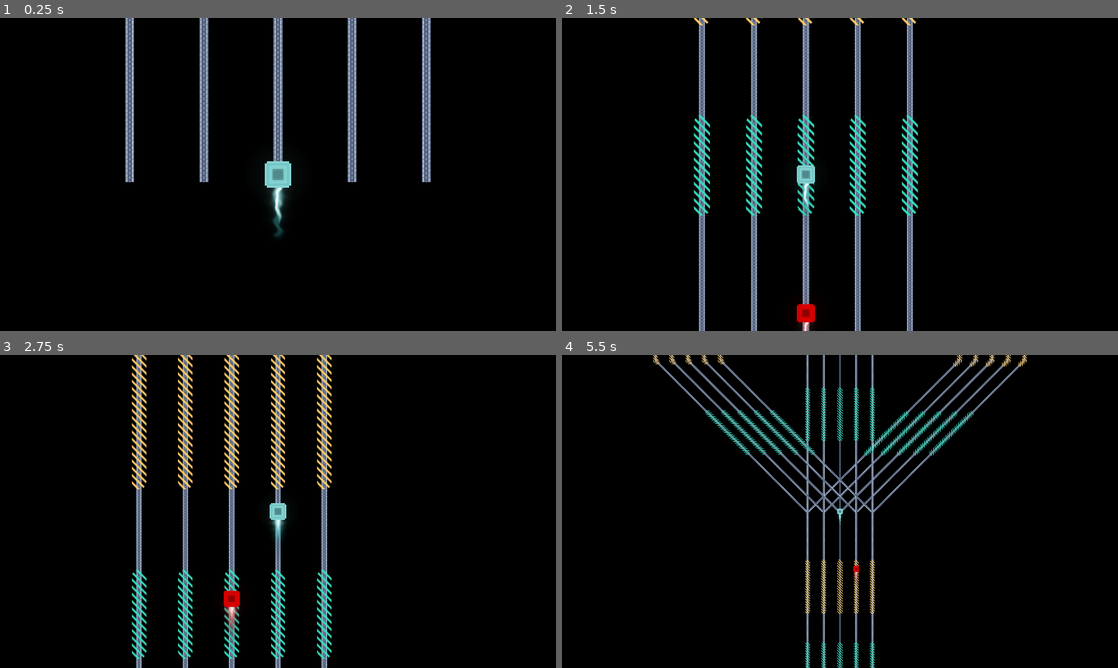
Above: before the commit, frames 1-4 (two rows, left to right).
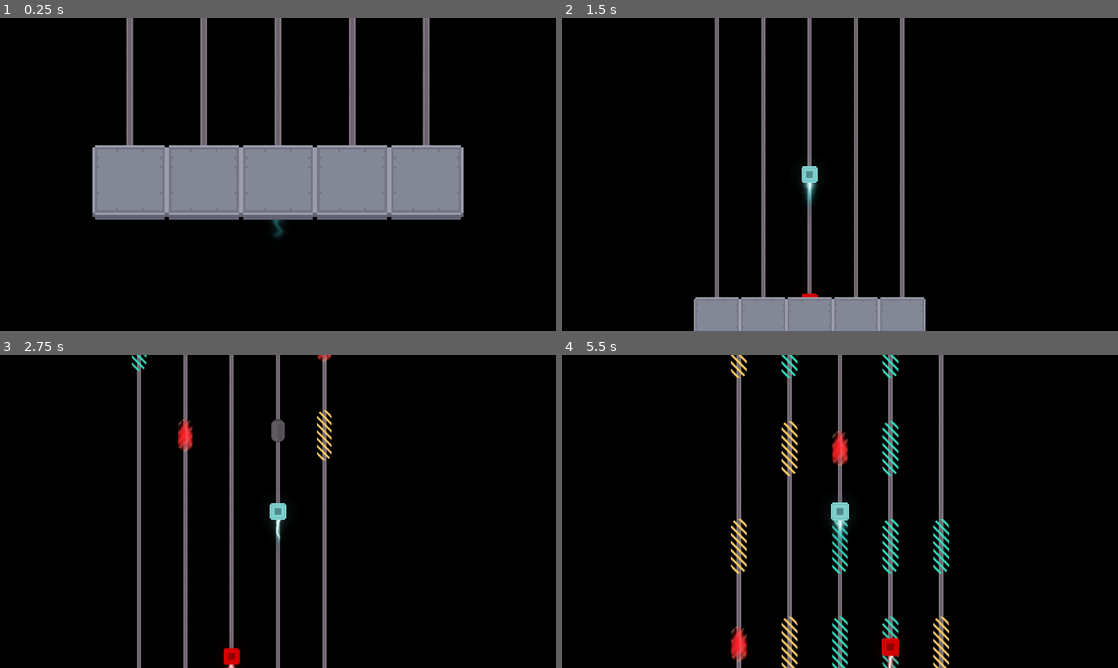
Above: after the commit, the same moments.

Repository: elpozewaunig/LanLinerReconciliation
Game: Godot game, scene res://scenes/main.tscn
Two runs of this game, one before a commit and one after it. Both use one fixed random seed, a clock stepped at 60 frames per second and the inputs below.
Inputs:
- Up to frame 1 (0.25 s): no input
- Up to frame 2 (1.5 s): hold Right (ui_right) 0.53-1.28 s; hold Left (ui_left) from 1.28 s (still down)
- Up to frame 3 (2.75 s): release Left (ui_left) at 2.03 s; hold Right (ui_right) from 2.03 s (still down)
- Up to frame 4 (5.5 s): release Right (ui_right) at 2.78 s; hold Up (ui_up) 2.78-3.53 s; hold Left (ui_left) from 3.53 s (still down)

The runs differ from the first frame. In frame 1, 18% of the frame differs, in the area x 16-84%, y 0-66%; in frame 2, 14%; in frame 3, 7.9%; in frame 4, 12%.

Commit message:
gute änderung

Diff:
--- /dev/null
+++ b/scenes/box.tscn
@@ -0,0 +1,9 @@
+[gd_scene load_steps=2 format=3 uid="uid://bh31ua7otlkev"]
+
+[ext_resource type="Texture2D" uid="uid://d2ix0etgbvxnt" path="res://assets/box.png" id="1_755qa"]
+
+[node name="Box" type="Sprite2D"]
+z_index = 10
+texture_filter = 1
+scale = Vector2(5.015, 5.015)
+texture = ExtResource("1_755qa")
--- /dev/null
+++ b/scenes/extraSpeedLine.tscn
@@ -0,0 +1,13 @@
+[gd_scene load_steps=2 format=3 uid="uid://dqnq4mgqch21r"]
+
+[ext_resource type="Texture2D" uid="uid://cnqgitkp7dk43" path="res://assets/speeder.png" id="1_q6k5h"]
+
+[node name="SealTextLine" type="Line2D"]
+z_index = -5
+texture_repeat = 2
+width = 50.0
+texture = ExtResource("1_q6k5h")
+texture_mode = 1
+joint_mode = 1
+begin_cap_mode = 2
+end_cap_mode = 2
--- /dev/null
+++ b/scenes/extraslowLine.tscn
@@ -0,0 +1,13 @@
+[gd_scene load_steps=2 format=3 uid="uid://boy2qix2cxcob"]
+
+[ext_resource type="Texture2D" uid="uid://b4x4rt7kmw21q" path="res://assets/block.png" id="1_0mgt4"]
+
+[node name="SealTextLine" type="Line2D"]
+z_index = -6
+texture_repeat = 2
+width = 50.0
+texture = ExtResource("1_0mgt4")
+texture_mode = 2
+joint_mode = 1
+begin_cap_mode = 2
+end_cap_mode = 2
--- a/scripts/Path.gd
+++ b/scripts/Path.gd
@@ -7,18 +7,71 @@
 
 # Called every frame. 'delta' is the elapsed time since the previous frame.
 func _process(delta):
-	pass
+	if(fadeout):
+		pass ##todo & hide + set full wieder wenn fertig
 
 func _draw():
 	pass
 
+var fadeout = false
+func _on_delete_branch(rec):
+	for child in self.get_children(false):
+		child._on_delete_branch(rec-1)
+	if(rec==0):
+		self.hide()
+		return
+	fadeout = true
+
+var rng = RandomNumberGenerator.new()
+
+func splitter(start, end, rec):
+	var l = (end-start)/2
+	if(rec==0):
+		var r =	rng.randi_range(1,3)
+		if (r==1):
+			var r2 = rng.randi_range(1,3)
+			if(r2==3):
+				addtubele(start+l*0.8,end-l*0.8,"extraspeed")
+			else:
+				addtubele(start+l*0.6,end-l*0.6,"speed")
+
+		elif (r==2):
+			var r2 = rng.randi_range(1,3)
+			if(r2==3):
+				addtubele(start+l+0.8,end-l*0.8,"extraslow")
+			else:
+				addtubele(start+l*0.6,end-l*0.6,"slow")
+		return
+
+	var mid = start+l
+	splitter(start,mid,rec-1)
+	splitter(mid,end,rec-1)
+
+func addtubele(from,to,type):
+	self.tubele.append([from,to,type])
+
+
+func getBox():
+	var scene = preload("res://scenes/box.tscn") #preload geht aber load nit :huh:
+	var box = scene.instantiate()
+	return box
+
 func _ready():
+	self.tubele = []
+	var l = self.curve.get_baked_length()
+	var start = 0+l*0.25
+	var end = l-l*0.25
+
+	splitter(start,end,3)
+
+	var box = getBox()
+	self.add_child(box)
 
 	var newbc = getRegularLine()
 	for p in curve.get_baked_points():
 
 		newbc.add_point(p)
-	newbc.width = 20
+	newbc.width = 15
 	self.add_child(newbc)
 
 
@@ -31,6 +84,10 @@
 			newc = getSpeedLine()
 		elif(str(el[2])=="slow"):
 			newc = getSlowLine()
+		elif(str(el[2])=="extraspeed"):
+			newc = getExtraSpeedLine()
+		elif(str(el[2])=="extraslow"):
+			newc = getExtraSlowLine()
 
 		newc.add_point(curve.sample_baked(l1))
 		for pointInbetween in getPointsInBetween(l1,l2, curve):
@@ -41,7 +98,14 @@
 		self.add_child(newc)
 
 
-
+func getExtraSpeedLine() -> Line2D:
+	var scene = preload("res://scenes/extraSpeedLine.tscn") #preload geht aber load nit :huh:
+	var line = scene.instantiate()
+	return line
+func getExtraSlowLine() -> Line2D:
+	var scene = preload("res://scenes/extraslowLine.tscn") #preload geht aber load nit :huh:
+	var line = scene.instantiate()
+	return line
 func getSpeedLine() -> Line2D:
 	var scene = preload("res://scenes/speedLine.tscn") #preload geht aber load nit :huh:
 	var line = scene.instantiate()
--- a/scripts/PathBuilder.gd
+++ b/scripts/PathBuilder.gd
@@ -5,7 +5,7 @@
 var gap = 160 # how many px gap between the duplis
 var dc = 4 # how many extra duplicates
 var ec = 5 # how many path elements (recursion!) careful with that
-var lpp = 4 # how many lines per path? (additional to asfo)
+var lpp = 24 # how many lines per path? (additional to asfo)
 var asfo = 10 # how many lines after a split to fade out into a normal path ,sideways "fork"
 var asfof = 5 # after asfo, straight "fork" (SChild is straight for asfo+asfof)
 var bsfo = 4 # how many lines before a split to fade into a a splitter
@@ -13,7 +13,10 @@
 var debuggap = 0
 var debugmove = 0#1500
 
+
+
 func createPath():
+
 	var root = Node2D.new()
 	var lane = Node2D.new()
 	var neuepath = rec(ec, Vector2(0,0),"nofade")
@@ -31,6 +34,9 @@
 	return root
 
 func rec(recursionDepth: int, origin: Vector2, name:String):
+
+
+
 	var path = getInstance()
 
 
@@ -107,15 +113,9 @@
 		name = "SChild"
 	path.name = name
 
-	path.tubele = genTubele(path)
 	return path
 
-func genTubele(path: Path2D):
-	var tubele = []
 
-	tubele.append([path.curve.get_baked_length()/5,path.curve.get_baked_length()/3,"slow"])
-	tubele.append([path.curve.get_baked_length()/2,path.curve.get_baked_length()*0.75,"speed"])
-	return tubele
 
 
 
--- a/scripts/TrailAnimation.gd
+++ b/scripts/TrailAnimation.gd
@@ -7,5 +7,10 @@
 	pass
 
 # Called every frame. 'delta' is the elapsed time since the previous frame.
+var c = 0
 func _process(delta):
-	frame = rng.randi_range(0, 4)
+
+	if(c==10):
+		frame = rng.randi_range(0, 4)
+		c=0
+	c+=1
Binary file added: assets/UIpackSheet_transparent.png
Binary file added: assets/block.png
Not shown, added: assets/block.png.import
Binary file added: assets/box.png
Not shown, added: assets/box.png.import
Binary file changed: assets/q1_pixel.png
Binary file added: assets/speeder.png
Not shown, added: assets/speeder.png.import
Binary file changed: assets/tile_0110.png
